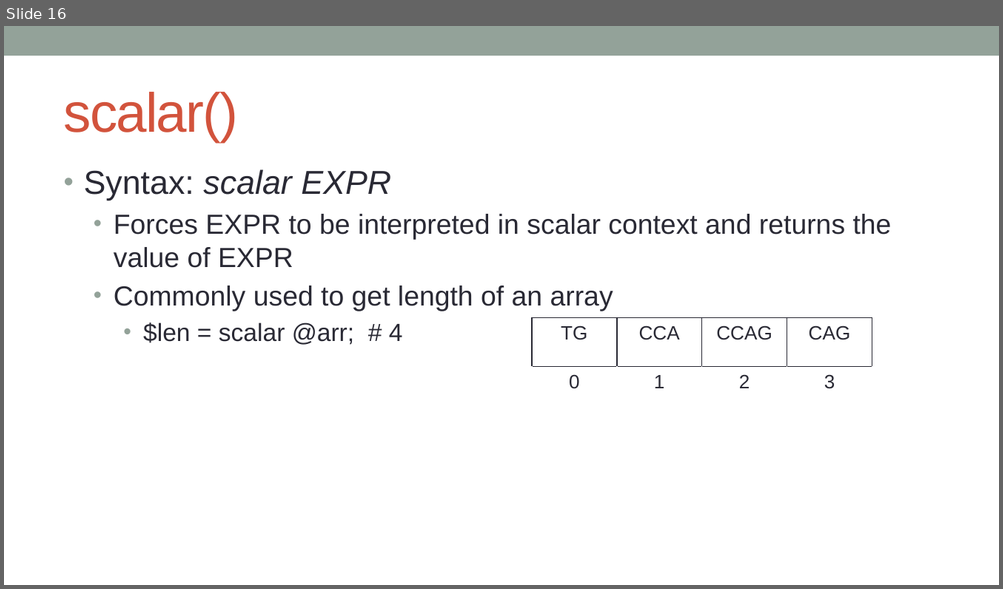
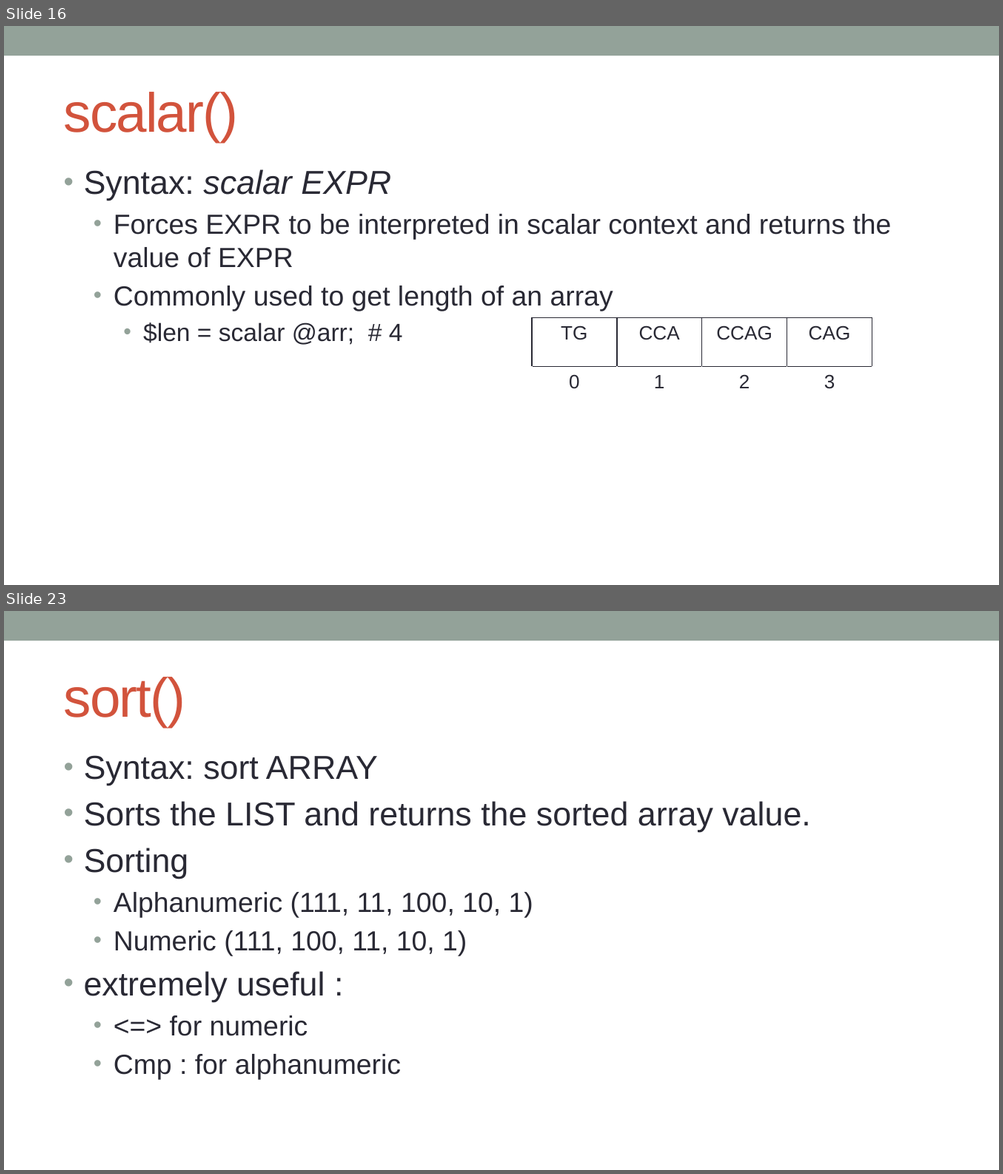
Before and after one commit to kanhu-pcr-code/bioinfo-PERL-course, a slide deck: PPTs/Operations_on_variables.pptx. Shown one above the other, each under a label of ours: slide 16 before the commit, slides 16 and 23 after it; the slides between them are not shown. The pictures are 1003x589 and 1003x1174 pixels, drawn with LibreOffice and Linux fonts; fonts in the diff are those of the drawing. Boxes give left, top, right and bottom in pixels: in the first picture for what was removed or moved away, otherwise in the second. Text is boxed around its words. In the diff, an @@ line names an element or a change of style, - is before the commit and + after.

```diff
--- a/PPTs/Operations_on_variables.pptx
+++ b/PPTs/Operations_on_variables.pptx
@@ slide 23 added at [4,611,999,1170], background #FFFFFF; not listed: 1 template element that a slide beside it also shows @@
@@ title added at [64,677,186,727], 40 pt, text #D2533C @@
+sort()
@@ text added at [84,755,811,1080], 20 pt, text #292934 @@
+• Syntax: sort ARRAY
+• Sorts the LIST and returns the sorted array value.
+• Sorting
+  • Alphanumeric (111, 11, 100, 10, 1)
+  • Numeric (111, 100, 11, 10, 1)
+• extremely useful :
+  • <=> for numeric
+  • Cmp : for alphanumeric
```
Also in this commit, not shown: 3 slides changed, 14 other slides added, 5 other files.
